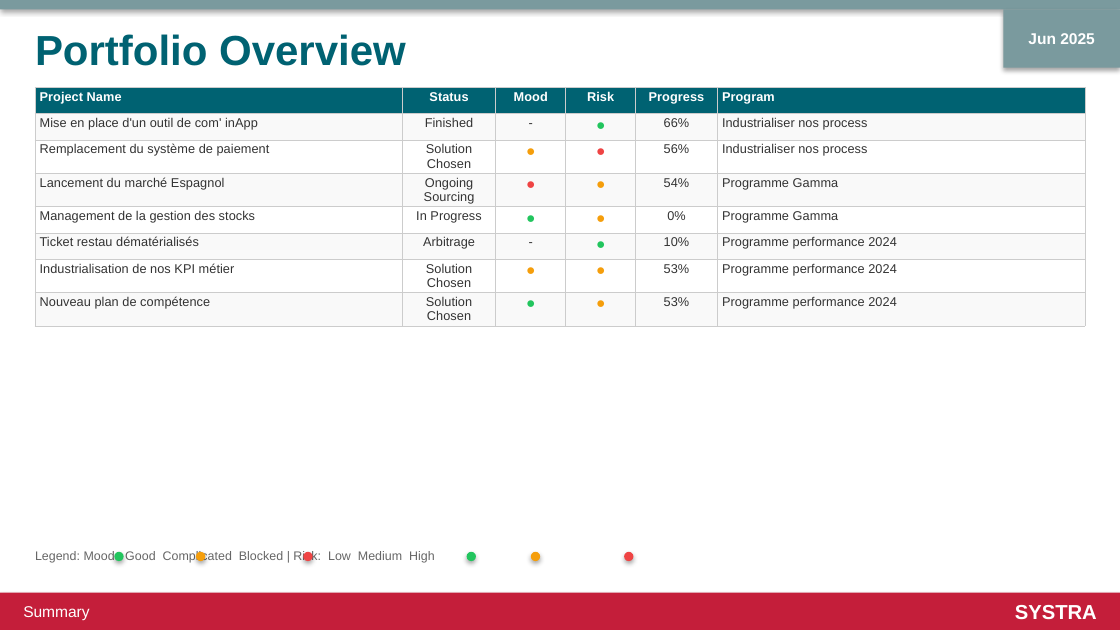
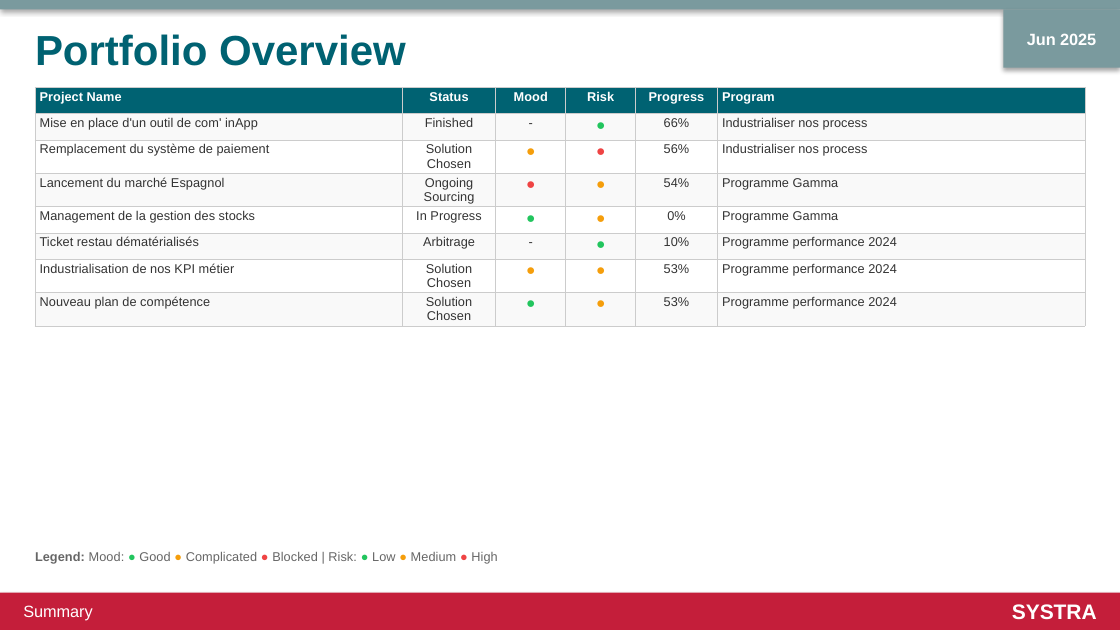
Before and after one commit to damianstetsonair/html-to-pptx, a slide deck: slide 1 of output.pptx. Drawn at 1120x630 pixels with LibreOffice and Linux fonts; fonts in the diff are those of the drawing. Boxes give left, top, right and bottom in pixels: in the first picture for what was removed or moved away, otherwise in the second. Text is boxed around its words. In the diff, an @@ line names an element or a change of style, - is before the commit and + after.

```diff
--- a/output.pptx
+++ b/output.pptx
@@ text "Jun 2025" at (1027, 33, 1096, 45): size 10 to 10.5 pt @@
@@ text at (35, 552, 497, 564): text changed; size 8 to 8.2 pt @@
-Legend: Mood: Good Complicated Blocked | Risk: Low Medium High
+Legend: Mood: ● Good ● Complicated ● Blocked | Risk: ● Low ● Medium ● High
@@ ellipse removed at (114, 552, 123, 561) @@
@@ ellipse removed at (196, 552, 205, 561) @@
@@ ellipse removed at (304, 552, 312, 561) @@
@@ ellipse removed at (467, 552, 476, 561) @@
@@ ellipse removed at (531, 552, 540, 561) @@
@@ ellipse removed at (624, 552, 633, 561) @@
@@ text "Summary" at (23, 605, 92, 621): size 10 to 10.5 pt @@
@@ text "SYSTRA" at (1012, 604, 1097, 620): size 13 to 13.5 pt @@
```
Also in this commit, not shown: 22 other slides changed, 2 other files.
